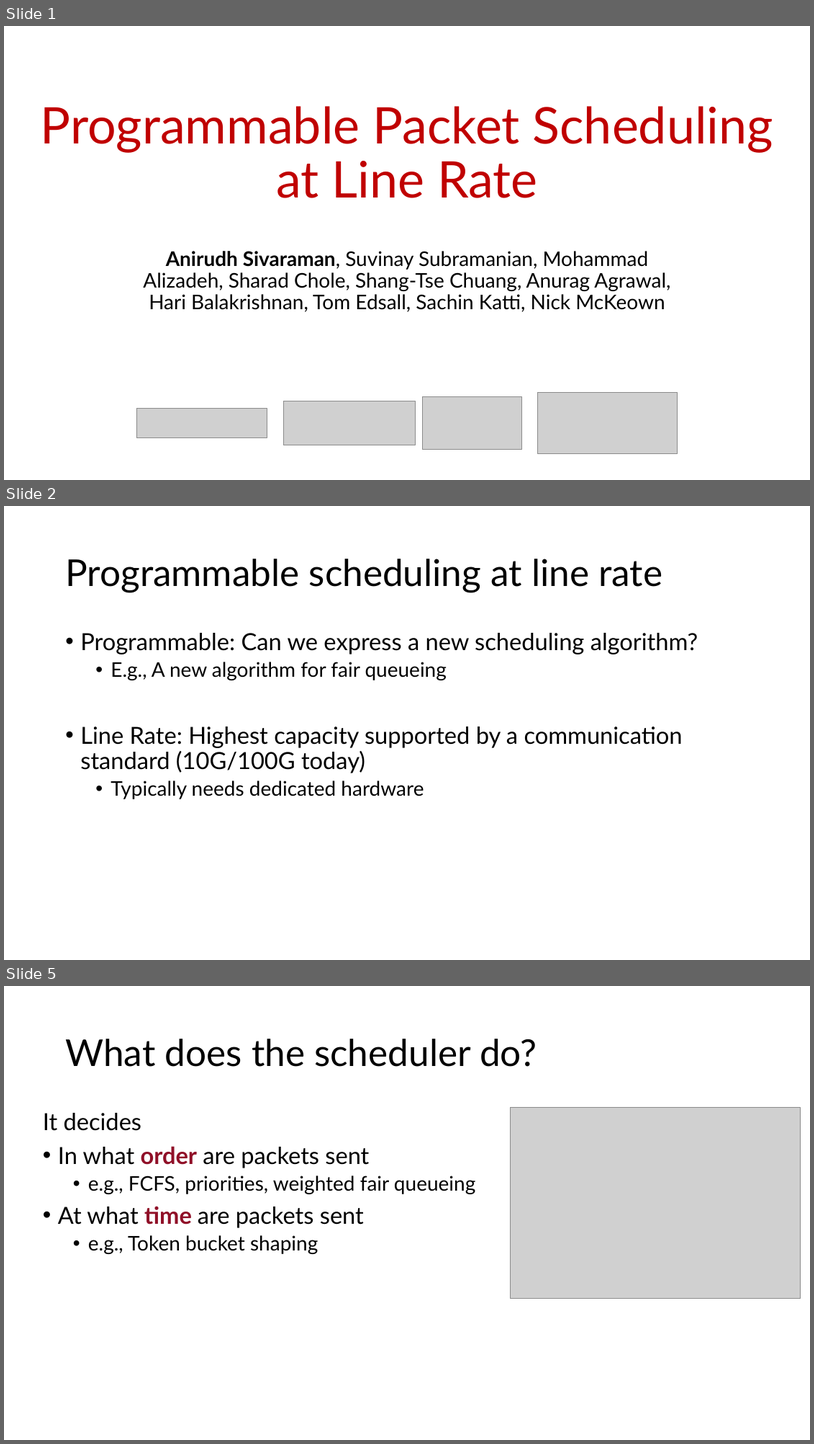
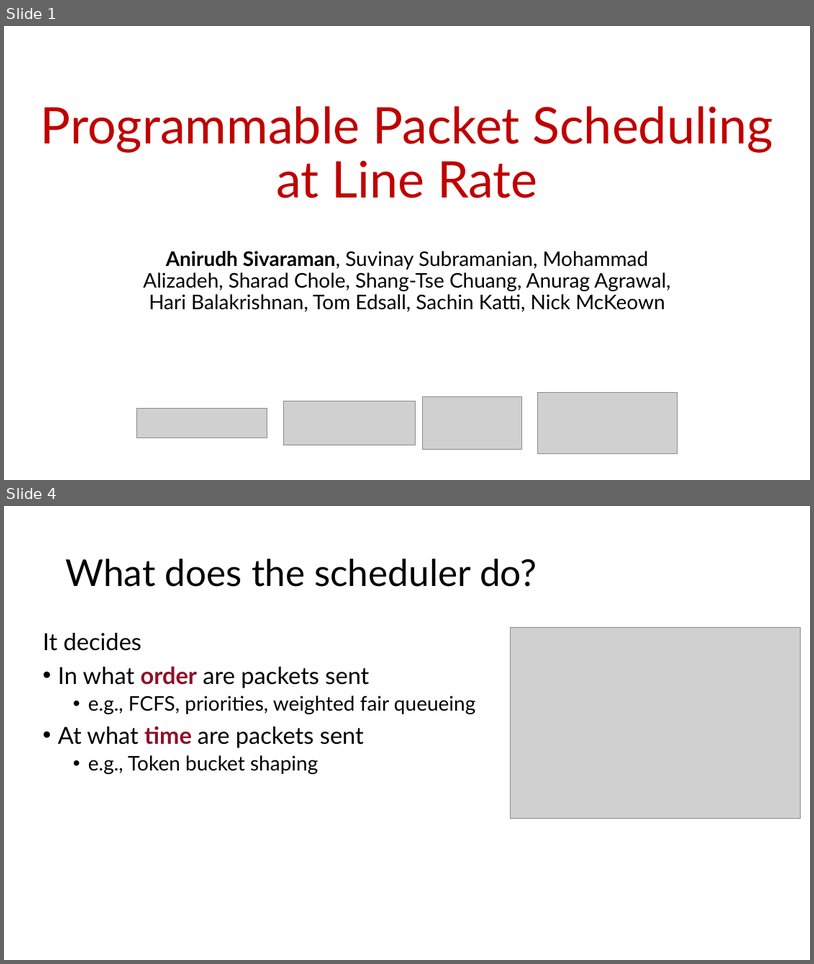
Before and after one commit to anirudhSK/pifo-domino-marple-ppts, a slide deck: pifo_sigcomm.pptx. Shown one above the other, each under a label of ours: slides 1, 2 and 5 before the commit, slides 1 and 4 after it; the slides between them are not shown. The pictures are 814x1444 and 814x964 pixels, drawn with LibreOffice and Linux fonts; fonts in the diff are those of the drawing; grey boxes stand for pictures. Boxes give left, top, right and bottom in pixels: in the first picture for what was removed or moved away, otherwise in the second. Text is boxed around its words. In the diff, an @@ line names an element or a change of style, - is before the commit and + after.

```diff
--- a/pifo_sigcomm.pptx
+++ b/pifo_sigcomm.pptx
@@ slide 2 removed at (4, 506, 810, 960), background #FFFFFF @@
@@ title removed at (65, 559, 663, 592) @@
-Programmable scheduling at line rate
@@ text removed at (80, 633, 698, 799) @@
-• Programmable: Can we express a new scheduling algorithm?
-  • E.g., A new algorithm for fair queueing
-• Line Rate: Highest capacity supported by a communication standard (10G/100G today)
-  • Typically needs dedicated hardware
@@ what was slide 5 is now slide 4 @@
```
Also in this commit, not shown: 2 slides changed, 2 slides added, 2 other slides removed.
